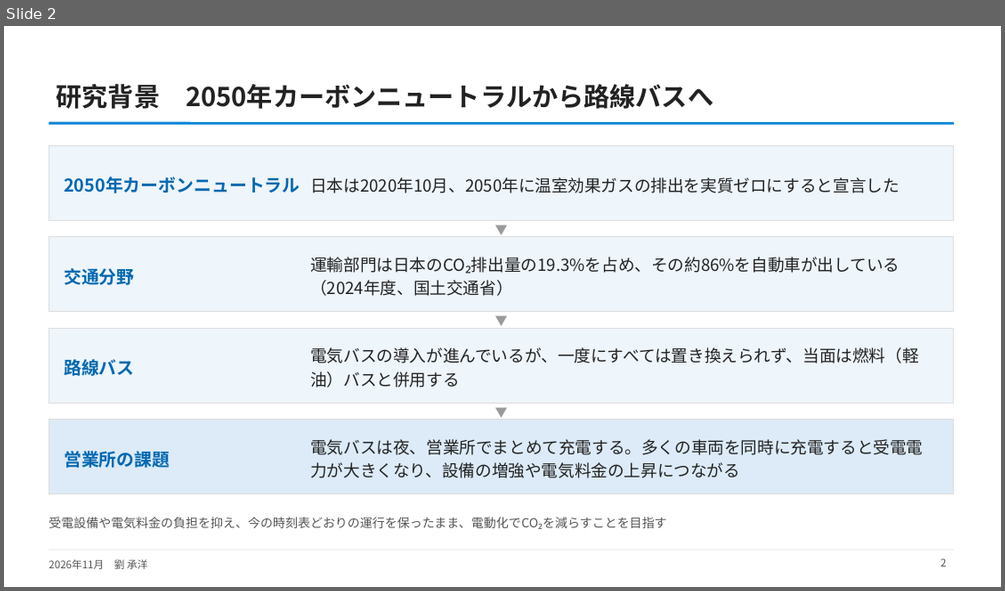
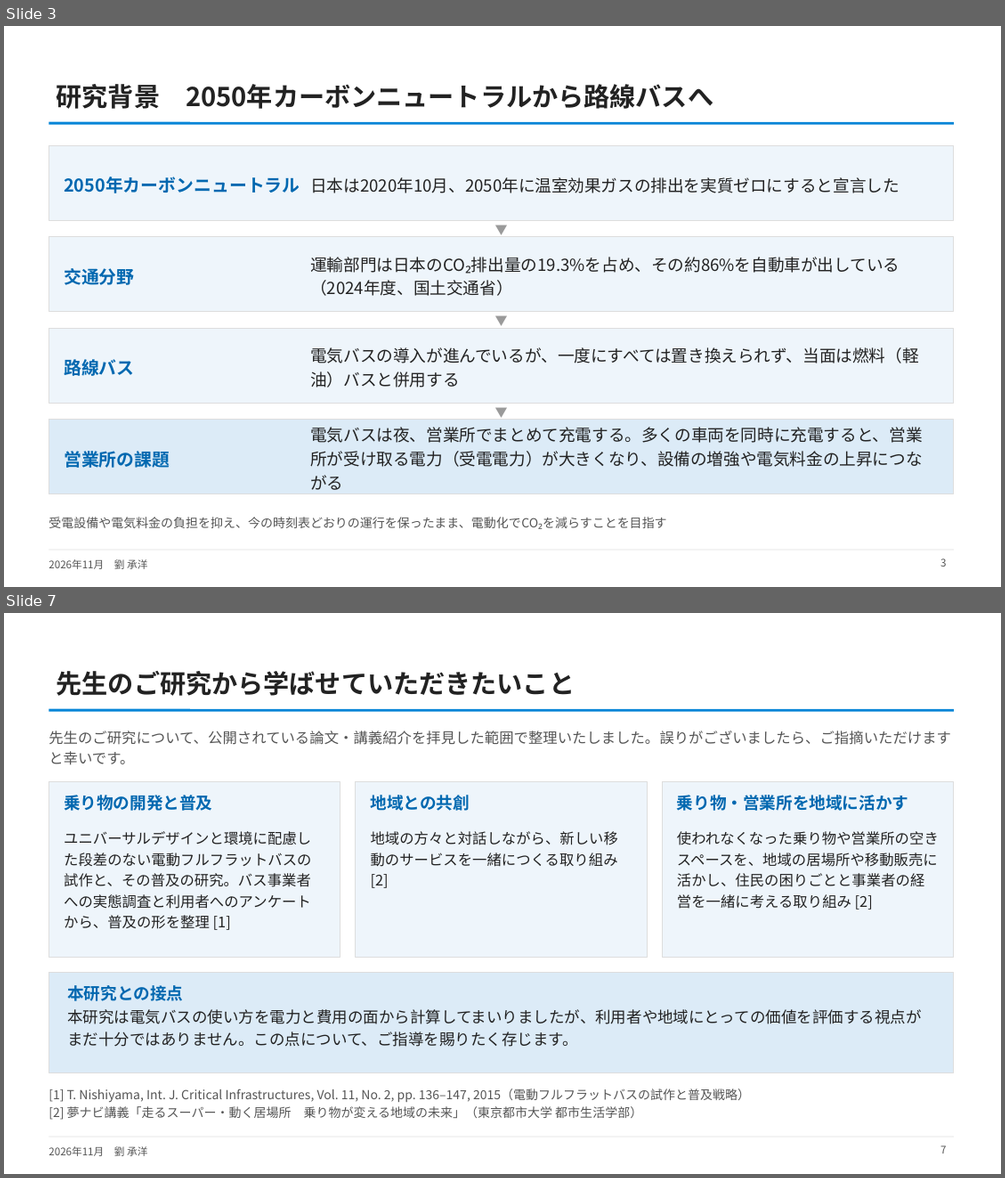
Before and after one commit to CYLIU2003/master-course, a slide deck: outcome/2026-11-16_nishiyama_consult/西山先生へのご相談_最新結果と3本目の柱.pptx. Shown one above the other, each under a label of ours: slide 2 before the commit, slides 3 and 7 after it; the slides between them are not shown. The pictures are 1005x591 and 1005x1178 pixels, drawn with LibreOffice and Linux fonts; fonts in the diff are those of the drawing. Boxes give left, top, right and bottom in pixels: in the first picture for what was removed or moved away, otherwise in the second. Text is boxed around its words. In the diff, an @@ line names an element or a change of style, - is before the commit and + after.

```diff
--- a/outcome/2026-11-16_nishiyama_consult/西山先生へのご相談_最新結果と3本目の柱.pptx
+++ b/outcome/2026-11-16_nishiyama_consult/西山先生へのご相談_最新結果と3本目の柱.pptx
@@ slide 7 added at (x1=4, y1=613, x2=1001, y2=1174), background #FFFFFF; not listed: 3 template elements that a slide beside it also shows @@
@@ title added at (x1=57, y1=671, x2=575, y2=696), 25 pt, text #222222, bold @@
+先生のご研究から学ばせていただきたいこと
@@ text added at (x1=48, y1=730, x2=951, y2=765), 14 pt, text #555555 @@
+先生のご研究について、公開されている論文・講義紹介を拝見した範囲で整理いたしました。誤りがございましたら、ご指摘いただけますと幸いです。
@@ rectangle added at (x1=48, y1=781, x2=340, y2=957), fill #EEF5FB, outline #DDDDDD 0.75 pt @@
@@ text added at (x1=64, y1=795, x2=212, y2=811), 16 pt, text #0268B0, bold @@
+乗り物の開発と普及
@@ rectangle added at (x1=356, y1=781, x2=647, y2=957), fill #EEF5FB, outline #DDDDDD 0.75 pt @@
@@ text added at (x1=371, y1=795, x2=469, y2=811), 16 pt, text #0268B0, bold @@
+地域との共創
@@ rectangle added at (x1=662, y1=781, x2=954, y2=957), fill #EEF5FB, outline #DDDDDD 0.75 pt @@
@@ text added at (x1=677, y1=795, x2=908, y2=811), 16 pt, text #0268B0, bold @@
+乗り物・営業所を地域に活かす
@@ text added at (x1=64, y1=831, x2=311, y2=930), 14 pt, text #222222 @@
+ユニバーサルデザインと環境に配慮した段差のない電動フルフラットバスの試作と、その普及の研究。バス事業者への実態調査と利用者へのアンケートから、普及の形を整理 [1]
@@ text added at (x1=371, y1=831, x2=618, y2=888), 14 pt, text #222222 @@
+地域の方々と対話しながら、新しい移動のサービスを一緒につくる取り組み [2]
@@ text added at (x1=677, y1=831, x2=938, y2=909), 14 pt, text #222222 @@
+使われなくなった乗り物や営業所の空きスペースを、地域の居場所や移動販売に活かし、住民の困りごとと事業者の経営を一緒に考える取り組み [2]
@@ rectangle added at (x1=48, y1=972, x2=954, y2=1073), fill #DCEBF7, outline #DDDDDD 0.75 pt @@
@@ text added at (x1=67, y1=985, x2=921, y2=1046), 15 pt, text #222222 @@
+本研究との接点
+本研究は電気バスの使い方を電力と費用の面から計算してまいりましたが、利用者や地域にとっての価値を評価する視点がまだ十分ではありません。この点について、ご指導を賜りたく存じます。
@@ text added at (x1=48, y1=1088, x2=750, y2=1119), 12 pt, text #555555 @@
+[1] T. Nishiyama, Int. J. Critical Infrastructures, Vol. 11, No. 2, pp. 136–147, 2015（電動フルフラットバスの試作と普及戦略）
+[2] 夢ナビ講義「走るスーパー・動く居場所 乗り物が変える地域の未来」（東京都市大学 都市生活学部）
@@ page number added at (x1=940, y1=1145, x2=946, y2=1153), 10 pt, text #555555 @@
+7
@@ what was slide 2 is now slide 3 @@
@@ slide 3 changed as well @@
@@ text at (x1=310, y1=426, x2=922, y2=490): text changed @@
-電気バスは夜、営業所でまとめて充電する。多くの車両を同時に充電すると受電電力が大きくなり、設備の増強や電気料金の上昇につながる
+電気バスは夜、営業所でまとめて充電する。多くの車両を同時に充電すると、営業所が受け取る電力（受電電力）が大きくなり、設備の増強や電気料金の上昇につながる
@@ page number at (x1=940, y1=558, x2=946, y2=566): text changed @@
-2
+3
```
Also in this commit, not shown: 10 other slides changed, 2 other slides added, 1 slide removed, 2 other files.
